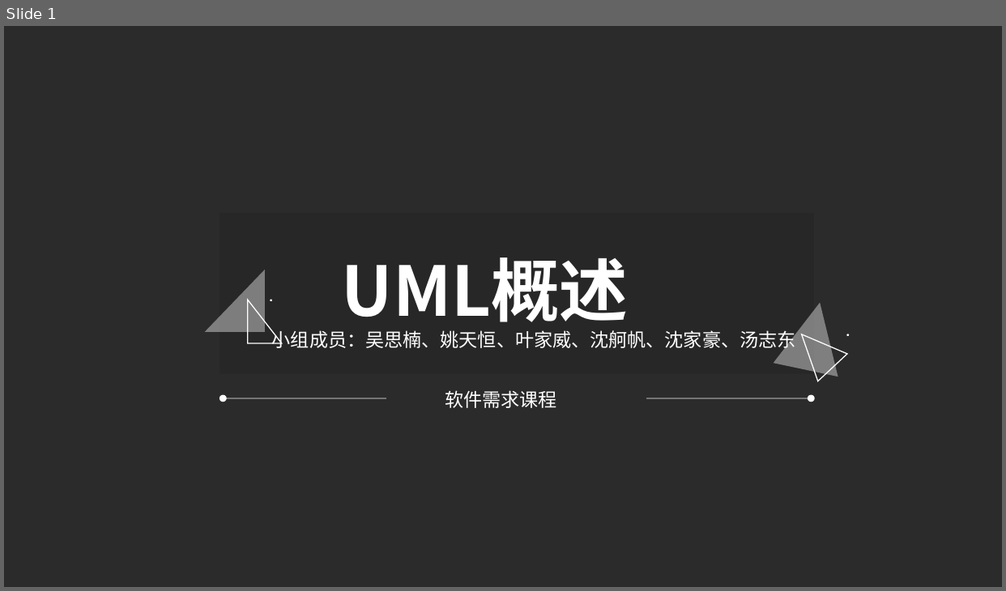
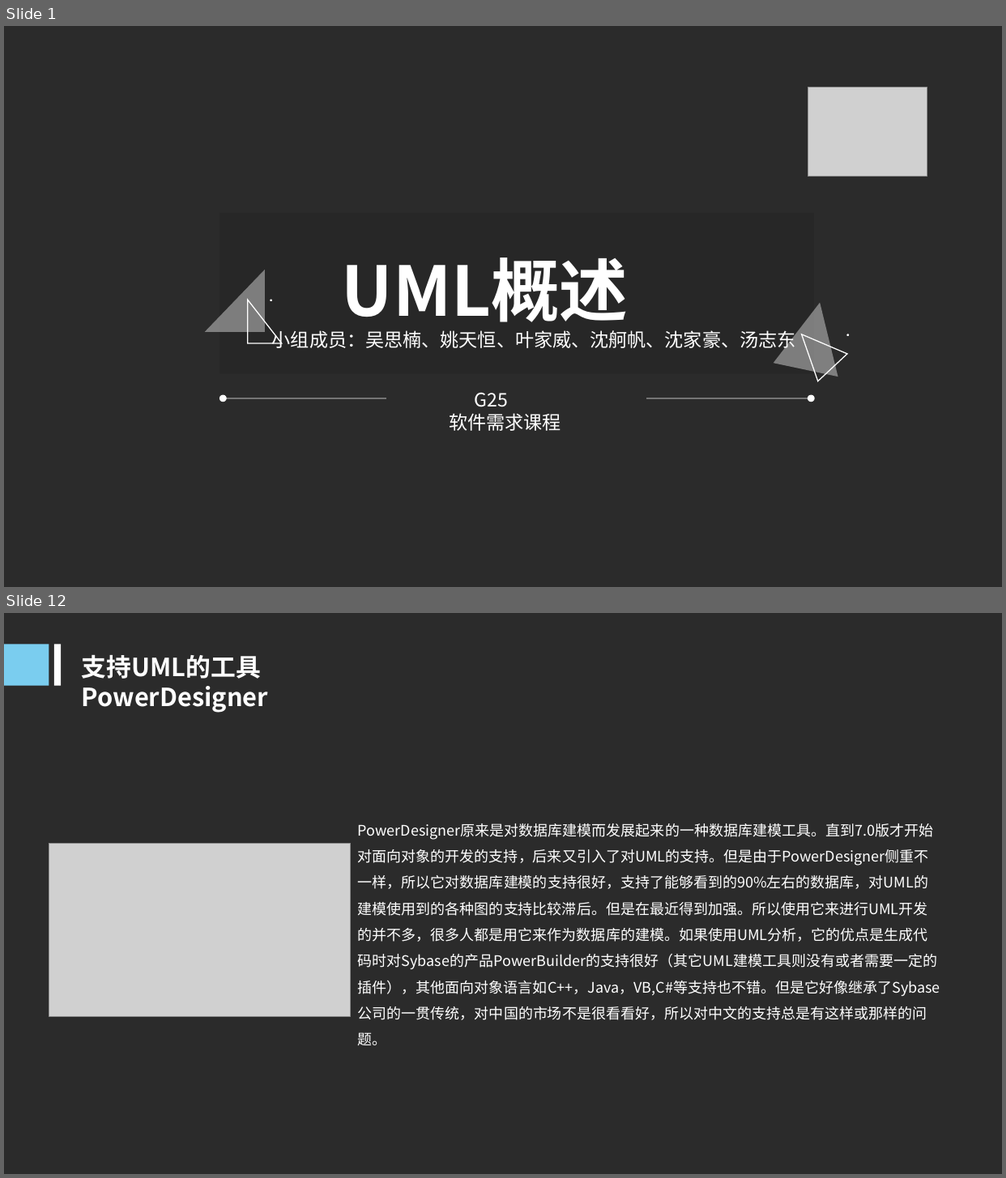
Before and after one commit to woncat/PRD2017, a slide deck: UML概述(部分）.ppt. Shown one above the other, each under a label of ours: slide 1 before the commit, slides 1 and 12 after it; the slides between them are not shown. The pictures are 1006x591 and 1006x1178 pixels, drawn with LibreOffice and Linux fonts; fonts in the diff are those of the drawing; grey boxes stand for pictures; background and template pictures are left out; a plain dark background stands for a picture behind light text. Boxes give left, top, right and bottom in pixels: in the first picture for what was removed or moved away, otherwise in the second. Text is boxed around its words. In the diff, an @@ line names an element or a change of style, - is before the commit and + after.

```diff
--- a/UML概述(部分）.ppt
+++ b/UML概述(部分）.ppt
@@ slide 12 added at (4, 613, 1002, 1174), background picture (left out) @@
@@ rectangle added at (4, 645, 49, 686), fill #7ACDEF @@
@@ rectangle added at (54, 645, 61, 686), fill #FFFFFF @@
@@ text added at (82, 655, 268, 713), 24 pt, text #FFFFFF, bold @@
+支持UML的工具 PowerDesigner
@@ text added at (358, 824, 940, 1046), 14 pt, text #FFFFFF @@
+PowerDesigner原来是对数据库建模而发展起来的一种数据库建模工具。直到7.0版才开始对面向对象的开发的支持，后来又引入了对UML的支持。但是由于PowerDesigner侧重不一样，所以它对数据库建模的支持很好，支持了能够看到的90%左右的数据库，对UML的建模使用到的各种图的支持比较滞后。但是在最近得到加强。所以使用它来进行UML开发的并不多，很多人都是用它来作为数据库的建模。如果使用UML分析，它的优点是生成代码时对Sybase的产品PowerBuilder的支持很好（其它UML建模工具则没有或者需要一定的插件），其他面向对象语言如C++，Java，VB,C#等支持也不错。但是它好像继承了Sybase公司的一贯传统，对中国的市场不是很看看好，所以对中文的支持总是有这样或那样的问题。
@@ picture added at (49, 843, 351, 1016) @@
@@ slide 1 changed as well @@
@@ picture added at (808, 88, 927, 177) @@
@@ text at (474, 393, 508, 408): paragraph added @@
+G25
```
Also in this commit, not shown: 1 other slide changed, 13 other slides added, 10 slides removed.
